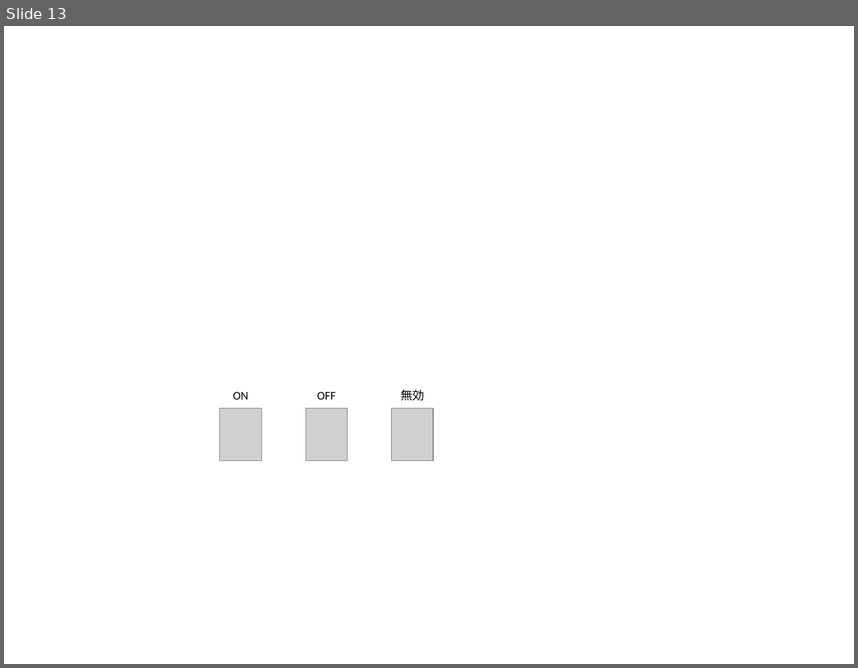
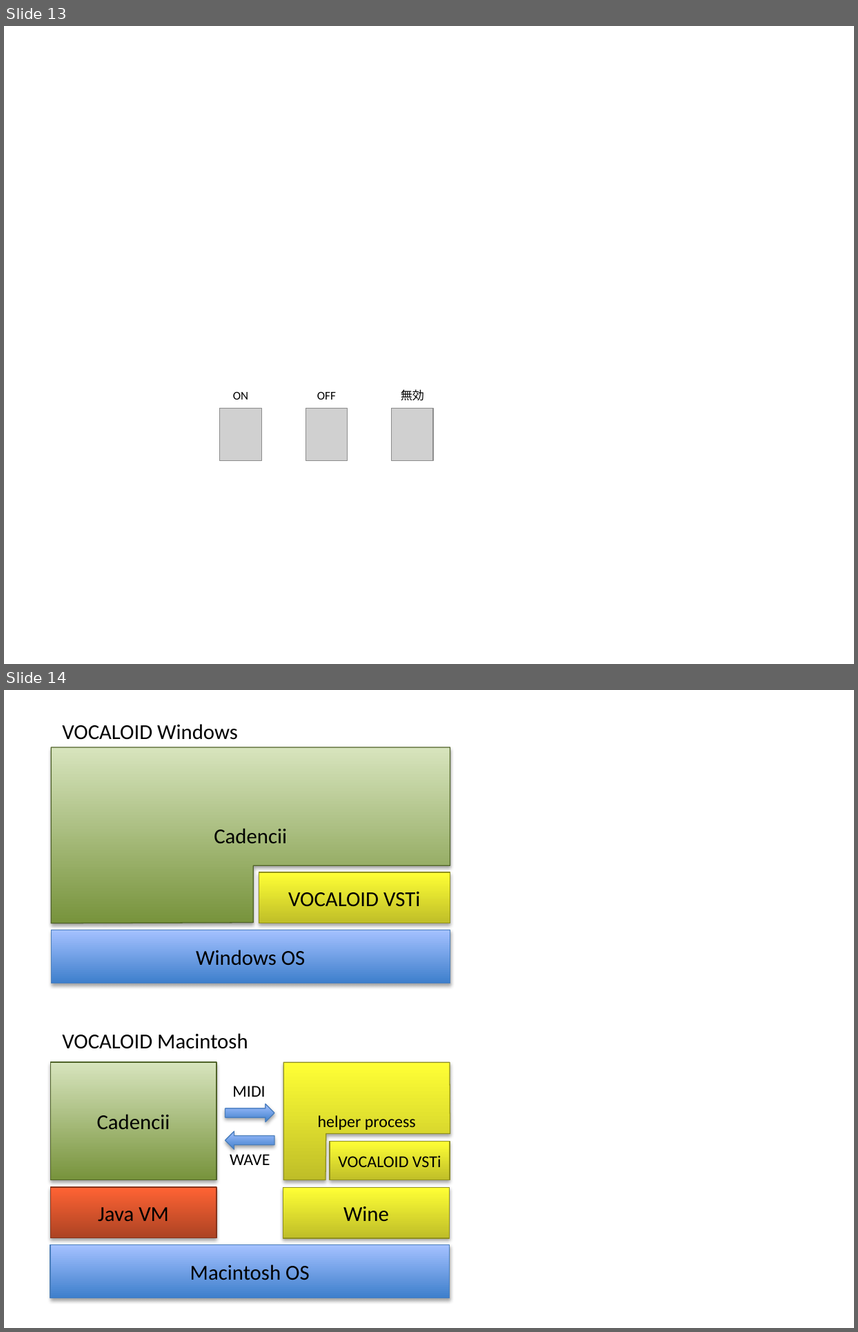
Before and after one commit to cadencii/cadencii, a slide deck: Cadencii/manual/manual.pptx. Shown one above the other, each under a label of ours: slide 13 before the commit, slides 13 and 14 after it. The pictures are 858x668 and 858x1332 pixels, drawn with LibreOffice and Linux fonts; fonts in the diff are those of the drawing; grey boxes stand for pictures. Boxes give left, top, right and bottom in pixels: in the first picture for what was removed or moved away, otherwise in the second. Text is boxed around its words. In the diff, an @@ line names an element or a change of style, - is before the commit and + after.

```diff
--- a/Cadencii/manual/manual.pptx
+++ b/Cadencii/manual/manual.pptx
@@ slide 14 added at (x1=4, y1=690, x2=854, y2=1328), background #FFFFFF @@
@@ text added at (x1=62, y1=724, x2=238, y2=740), 18 pt, text #000000 @@
+VOCALOID Windows
@@ freeform shape added at (x1=51, y1=747, x2=450, y2=923), fill gradient #77933C to #D7E4BD, outline #4F6228 0.75 pt, 18 pt, text #000000 @@
+Cadencii
@@ rectangle added at (x1=259, y1=872, x2=450, y2=923), fill gradient #BFBE28 to #FFFF35, outline #8F8F1E 0.75 pt, 18 pt, text #000000 @@
+VOCALOID VSTi
@@ rectangle added at (x1=51, y1=929, x2=450, y2=983), fill gradient #3F80CE to #A4C4FF, outline #4B7EBC 0.75 pt, 18 pt, text #000000 @@
+Windows OS
@@ text added at (x1=62, y1=1033, x2=248, y2=1049), 18 pt, text #000000 @@
+VOCALOID Macintosh
@@ rectangle added at (x1=51, y1=1063, x2=217, y2=1181), fill gradient #77933C to #D7E4BD, outline #4F6228 0.75 pt, 18 pt, text #000000 @@
+Cadencii
@@ freeform shape added at (x1=283, y1=1063, x2=450, y2=1180), fill gradient #BFBE28 to #FFFF35, outline #8F8F1E 0.75 pt, 14 pt, text #000000 @@
+helper process
@@ text added at (x1=232, y1=1085, x2=265, y2=1096), 14 pt, text #000000 @@
+MIDI
@@ right arrow added at (x1=225, y1=1104, x2=274, y2=1122), fill gradient #3F80CE to #A4C4FF, outline #4B7EBC 0.75 pt @@
@@ right arrow added at (x1=225, y1=1131, x2=274, y2=1149), fill gradient #3F80CE to #A4C4FF, outline #4B7EBC 0.75 pt @@
@@ rectangle added at (x1=330, y1=1141, x2=450, y2=1180), fill gradient #BFBE28 to #FFFF35, outline #8F8F1E 0.75 pt, 14 pt, text #000000 @@
+VOCALOID VSTi
@@ text added at (x1=230, y1=1154, x2=270, y2=1165), 14 pt, text #000000 @@
+WAVE
@@ rectangle added at (x1=51, y1=1186, x2=217, y2=1237), fill gradient #AC4323 to #FF6334, outline #86331B 0.75 pt, 18 pt, text #000000 @@
+Java VM
@@ rectangle added at (x1=283, y1=1187, x2=448, y2=1239), fill gradient #BFBE28 to #FFFF35, outline #8F8F1E 0.75 pt, 18 pt, text #000000 @@
+Wine
@@ rectangle added at (x1=51, y1=1244, x2=450, y2=1297), fill gradient #3F80CE to #A4C4FF, outline #4B7EBC 0.75 pt, 18 pt, text #000000 @@
+Macintosh OS
```
Also in this commit, not shown: 2 other slides added, 7 other files.
